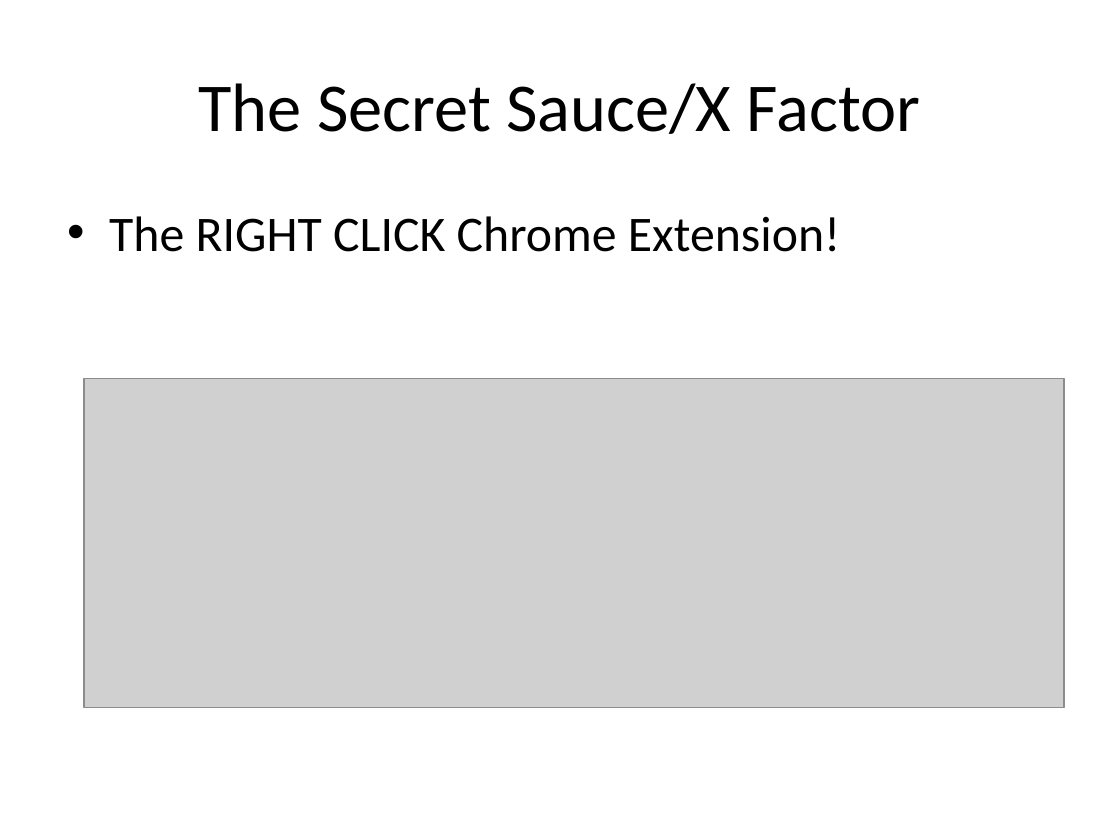
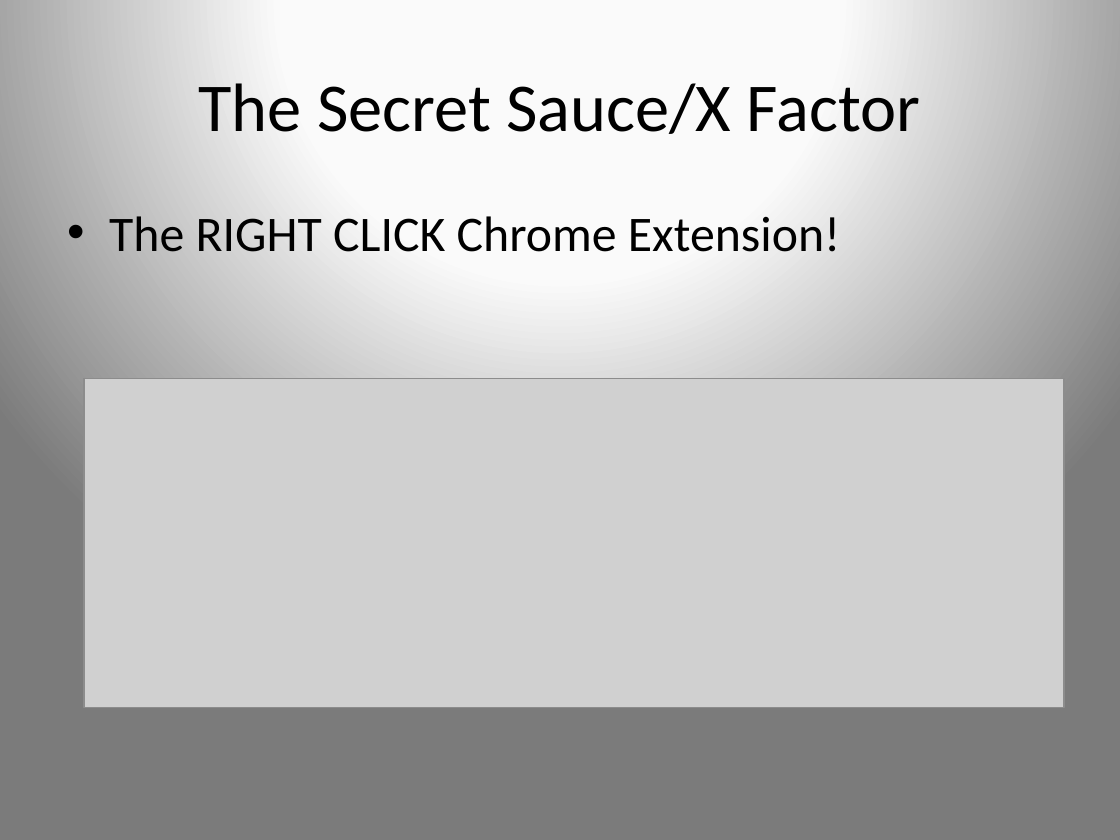
Before and after one commit to charlespark/Project_Three, a slide deck: slide 7 of Pitch_Deck_V2.pptx. Drawn at 1120x840 pixels with LibreOffice and Linux fonts; fonts in the diff are those of the drawing; grey boxes stand for pictures. Boxes give left, top, right and bottom in pixels: in the first picture for what was removed or moved away, otherwise in the second. Text is boxed around its words. In the diff, an @@ line names an element or a change of style, - is before the commit and + after.

```diff
--- a/Pitch_Deck_V2.pptx
+++ b/Pitch_Deck_V2.pptx
@@ background #FFFFFF to gradient #FCFCFC to #FBFBFB to #7B7B7B @@
```
Also in this commit, not shown: 13 other slides changed, 2 other files.
